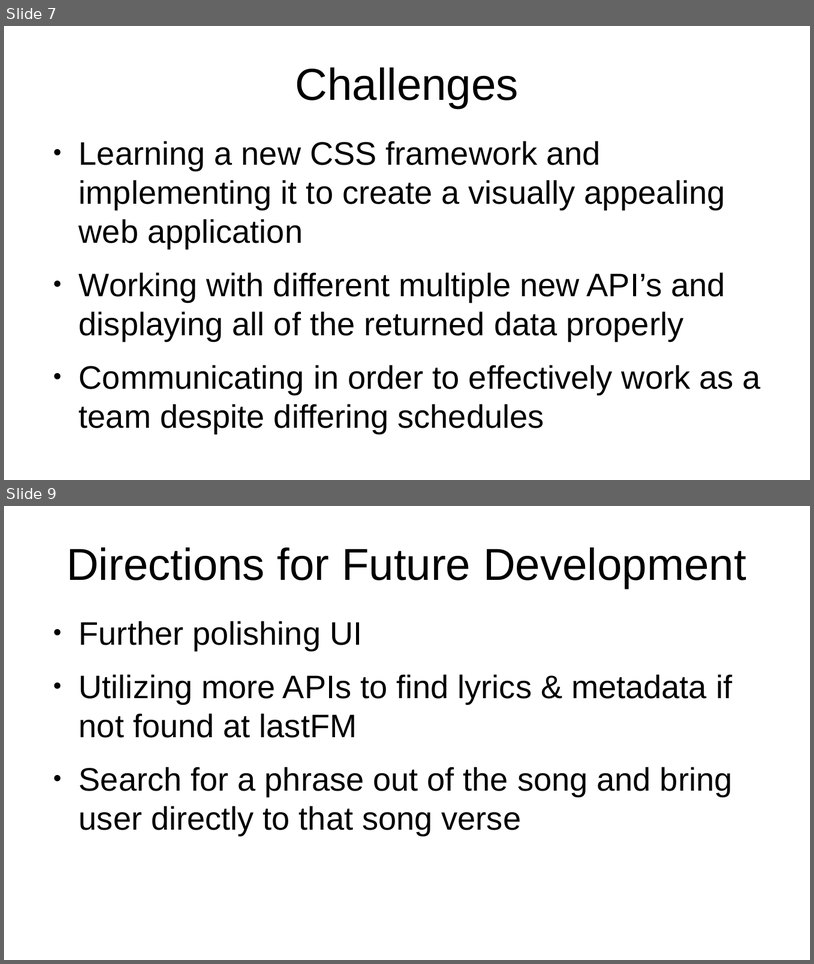
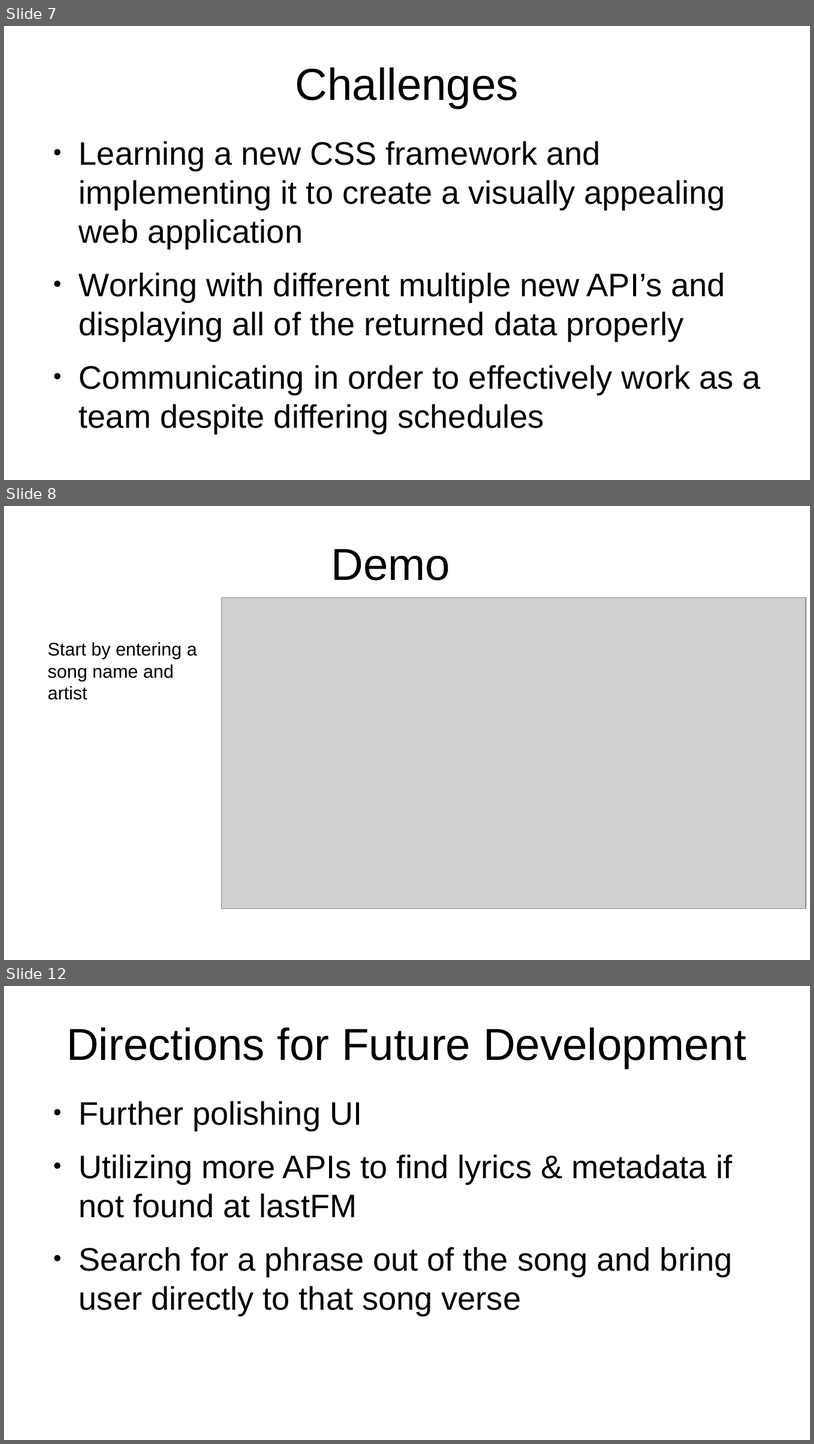
Before and after one commit to alexm1937/what-is-that-song, a slide deck: presentation.odp. Shown one above the other, each under a label of ours: slides 7 and 9 before the commit, slides 7, 8 and 12 after it; the slides between them are not shown. The pictures are 814x964 and 814x1444 pixels, drawn with LibreOffice and Linux fonts; fonts in the diff are those of the drawing; grey boxes stand for pictures. Boxes give left, top, right and bottom in pixels: in the first picture for what was removed or moved away, otherwise in the second. Text is boxed around its words. In the diff, an @@ line names an element or a change of style, - is before the commit and + after.

```diff
--- a/presentation.odp
+++ b/presentation.odp
@@ slide 8 added at box(4, 506, 810, 960), background #FFFFFF @@
@@ title added at box(331, 549, 450, 580), 44 pt, text #000000 @@
+Demo
@@ picture added at box(222, 597, 807, 909) @@
@@ text added at box(48, 642, 197, 700), 18 pt, text #000000 @@
+Start by entering a song name and artist
@@ what was slide 9 is now slide 12 @@
```
Also in this commit, not shown: 1 slide changed, 4 other slides added, 2 slides removed, 1 other file.
